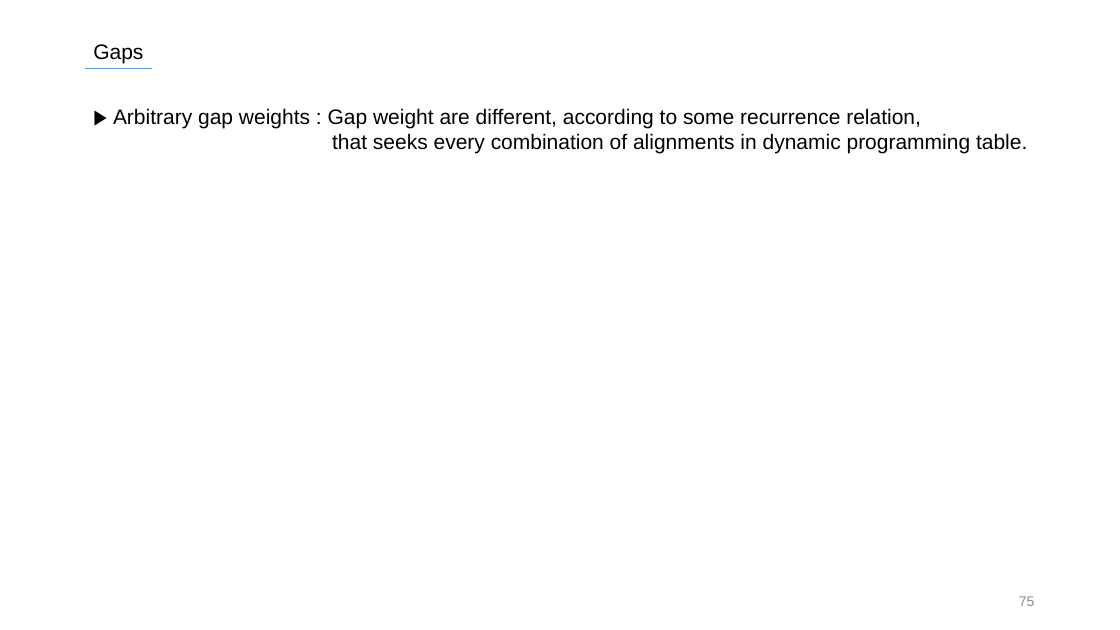
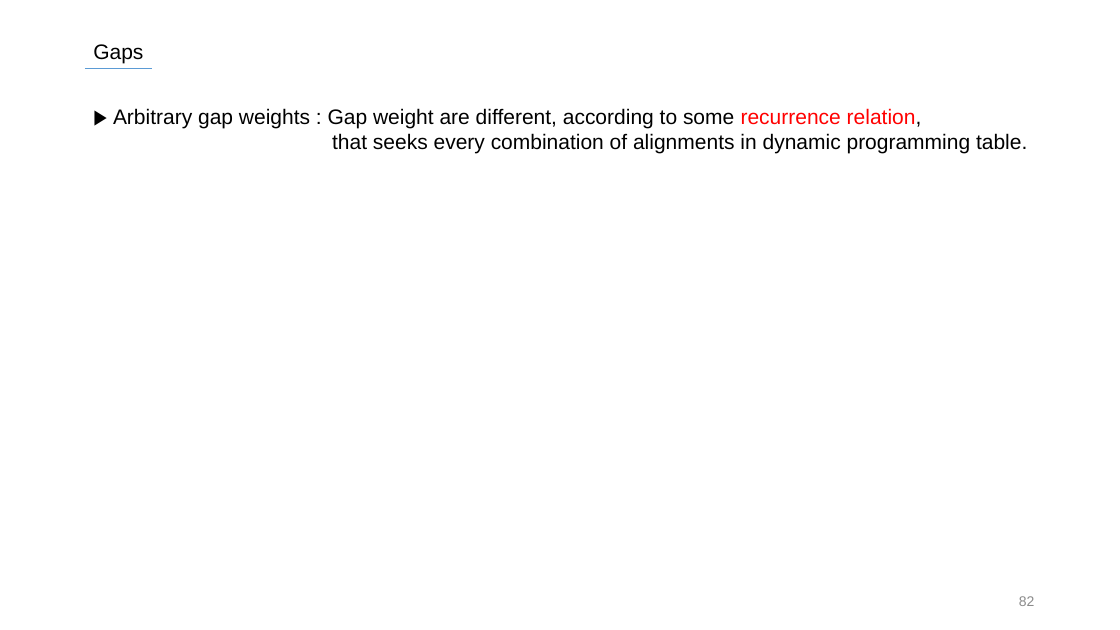
Before and after one commit to SiLviASizZ/HYU_2022, a slide deck: slide 82 of Intern/발표자료/0721/ASTS_0721.pptx (slide 75 before the commit). Drawn at 1120x630 pixels with LibreOffice and Linux fonts; fonts in the diff are those of the drawing. Boxes give left, top, right and bottom in pixels: in the first picture for what was removed or moved away, otherwise in the second. Text is boxed around its words. In the diff, an @@ line names an element or a change of style, - is before the commit and + after.

```diff
--- a/Intern/발표자료/0721/ASTS_0721.pptx
+++ b/Intern/발표자료/0721/ASTS_0721.pptx
@@ text at bbox=[113, 108, 922, 128]: text colour #000000 to #FF0000 in "recurrence relation," @@
@@ page number at bbox=[1019, 596, 1035, 606]: text changed @@
-75
+82
```
Also in this commit, not shown: 33 other slides changed, 29 slides added.
